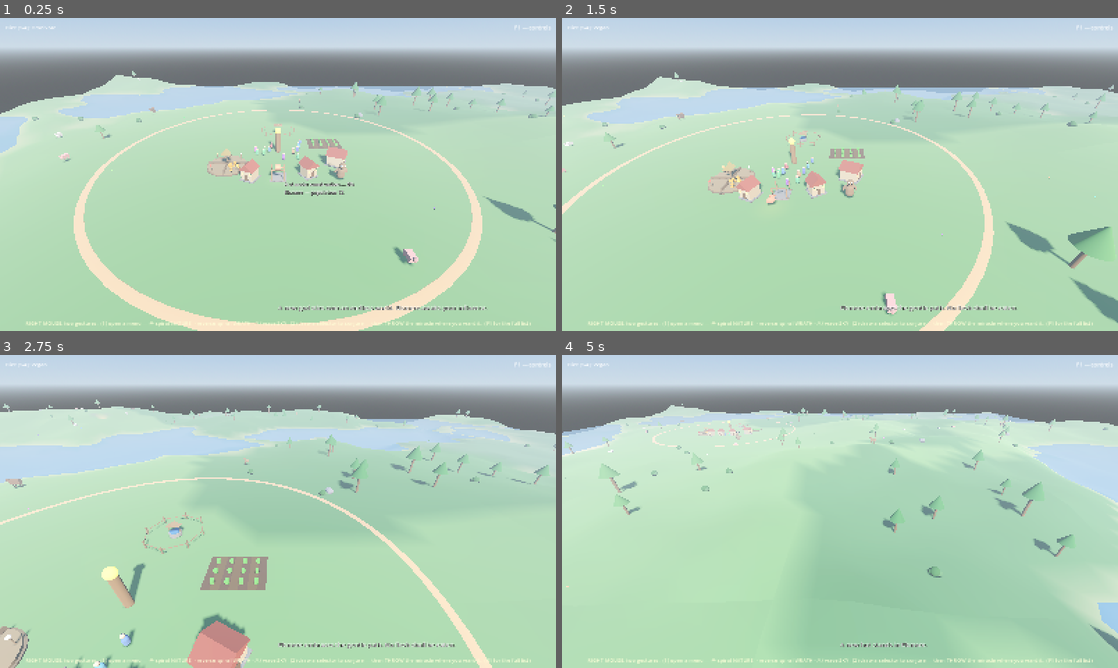
Above: before the commit, frames 1-4 (two rows, left to right).
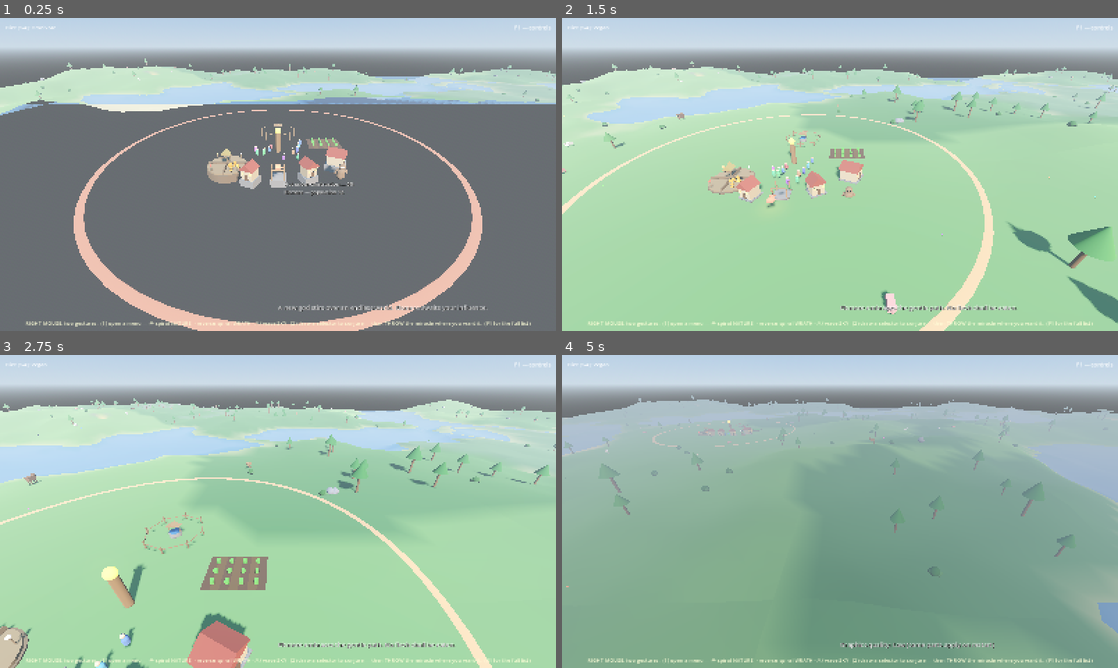
Above: after the commit, the same moments.

Repository: tjloman/tjloman
Game: Godot game, scene res://scenes/main.tscn
The game is run twice, just before and just after one commit, with the same random seed, the same clock (stepped at 60 frames per second) and the same inputs.
Inputs (mouse positions are in pixels of both pictures, inside the frame that each line leads up to):
- Up to frame 1 (0.25 s): no input
- Up to frame 2 (1.5 s): move the mouse to (962, 158) at 0.52 s; hold Right 0.53-1.25 s; hold 1 (diet_vegan) 0.53-1.25 s; click (962, 158) at 0.67 s; drag from (728, 190) to (812, 237) at 1.27 s
- Up to frame 3 (2.75 s): move the mouse to (333, 442) at 2.02 s; hold Right from 2.03 s (still down); hold W (cam_forward) from 2.03 s (still down); tap 1 (diet_vegan) at 2.3 s
- Up to frame 4 (5 s): release Right at 2.75 s; release W (cam_forward) at 2.75 s; drag from (812, 574) to (673, 464) at 2.77 s; move the mouse to (1006, 558) at 3.52 s; hold Left 3.53-4.25 s; hold D (cam_right) 3.53-4.25 s; tap 1 (diet_vegan) at 3.8 s; tap F2 (cycle_quality, bound only after the commit) at 4.15 s; drag from (673, 464) to (756, 433) at 4.27 s

The runs differ from the first frame. In frame 1, 77% of the frame differs, in the area x 0-100%, y 12-100%; in frame 2, 6.1%; in frame 3, 3.6%; in frame 4, 82%.

Commit message:
Add per-device graphics quality tiers (Low/Medium/High)
Replace the blanket "strip everything on mobile" approach with an
auto-detecting quality ladder, the way shipping mobile titles scale:
a flagship gets shadows, glow, and reflective water; a budget Adreno
gets a plain-but-stable look that actually runs.

- scripts/quality.gd: new Quality autoload. Detects a tier from the GPU
  name at boot (Adreno/Mali/Immortalis/Apple heuristics; desktop = High),
  with a persisted manual override cycled by F2. Exposes glow/shadows/
  shadow_distance/water_alpha/load_radius/unload_radius/camera_far/
  fog_density knobs so every renderer consumer reads from one place.
- main.gd: environment (shadows, glow, fog, shadow distance) and camera
  far now come from Quality; F2 cycles the tier and re-applies the cheap
  knobs live (radius/water wait for reload).
- chunk.gd: water uses Quality.water_alpha() instead of a hard mobile
  check, so capable phones get transparent reflective water too.
- world_gen.gd: LOAD_RADIUS/UNLOAD_RADIUS are now tier-driven vars
  (tight 5x5 on budget devices, wider 7x7 on capable ones).
- hud.gd: help lists the F2 quality toggle.

Co-Authored-By: Claude Opus 4.8 <noreply@anthropic.com>
Claude-Session: https://claude.ai/code/session_01NqBKfyc5c6bViy6kUi2S7P

Diff:
--- a/project.godot
+++ b/project.godot
@@ -17,6 +17,7 @@
 GameState="*res://scripts/game_state.gd"
 SoundBank="*res://scripts/audio/sound_bank.gd"
 NavField="*res://scripts/nav_field.gd"
+Quality="*res://scripts/quality.gd"
 
 [display]
 
--- a/scripts/main.gd
+++ b/scripts/main.gd
@@ -63,10 +63,26 @@
 	touch.creature = creature
 	add_child(touch)
 
+	# F2 (or the settings cycle) re-tunes what can change live; the world's
+	# stream radius and water rebuild on the next reload.
+	Quality.quality_changed.connect(_on_quality_changed)
+
 	GameState.announce("A new god stirs over an endless world. Elsmere awaits your influence.")
 
 	if "--smoke-test" in OS.get_cmdline_user_args():
 		_run_smoke_test()
+
+
+## Re-apply the tier knobs that are cheap to flip mid-game (lights, glow,
+## fog, draw distance). Radius/water are baked into live chunks, so those
+## wait for a reload — the cycle() announcement says as much.
+func _on_quality_changed() -> void:
+	_sun.shadow_enabled = Quality.shadows()
+	_sun.directional_shadow_max_distance = Quality.shadow_distance()
+	_environment.glow_enabled = Quality.glow()
+	_environment.fog_density = Quality.fog_density()
+	if is_instance_valid(camera_rig) and camera_rig.camera != null:
+		camera_rig.camera.far = Quality.camera_far()
 
 
 func _process(_delta: float) -> void:
@@ -124,6 +140,7 @@
 		"cam_rotate_left": [KEY_Q],
 		"cam_rotate_right": [KEY_E],
 		"toggle_help": [KEY_F1],
+		"cycle_quality": [KEY_F2],
 		"diet_vegan": [KEY_1],
 		"diet_omnivore": [KEY_2],
 		"diet_carnivore": [KEY_3],
@@ -143,15 +160,12 @@
 
 
 func _build_environment() -> void:
-	# On phones (Adreno-class GPUs) real-time shadows and full-screen glow
-	# are the features that hang or OOM the mobile driver — and they're
-	# pure polish. Strip them there; desktop keeps the pretty pass.
-	var mobile := OS.has_feature("mobile")
-
+	# The graphics tier (auto-detected per GPU, overridable) decides which
+	# of the pretty-but-heavy features are on — a flagship gets them all, a
+	# budget Adreno gets a plain-but-stable look.
 	_sun = DirectionalLight3D.new()
-	_sun.shadow_enabled = not mobile
-	# Tighter shadow range = crisper shadows and cheaper on weak GPUs.
-	_sun.directional_shadow_max_distance = 70.0
+	_sun.shadow_enabled = Quality.shadows()
+	_sun.directional_shadow_max_distance = Quality.shadow_distance()
 	_sun.light_specular = 0.25  # matte, plain — no plastic glints
 	add_child(_sun)
 
@@ -171,11 +185,11 @@
 	_environment.ambient_light_source = Environment.AMBIENT_SOURCE_SKY
 	_environment.ambient_light_sky_contribution = 0.7
 	_environment.tonemap_mode = Environment.TONE_MAPPER_FILMIC
-	# Distance fog is cheap and stays on everywhere; glow is desktop-only.
+	# Distance fog is cheap and stays on everywhere; glow scales with tier.
 	_environment.fog_enabled = true
-	_environment.fog_density = 0.008   # hides the nearer horizon of a lean world
+	_environment.fog_density = Quality.fog_density()
 	_environment.fog_sky_affect = 0.2
-	_environment.glow_enabled = not mobile
+	_environment.glow_enabled = Quality.glow()
 	_environment.glow_intensity = 0.5
 	_environment.glow_bloom = 0.1
 
@@ -187,7 +201,9 @@
 ## Diet policy hotkeys (1-4) apply to the player's home village.
 ## P/L pet or scold the creature (the hand must be near it); C finds it.
 func _unhandled_input(event: InputEvent) -> void:
-	if event.is_action_pressed("diet_vegan"):
+	if event.is_action_pressed("cycle_quality"):
+		Quality.cycle()
+	elif event.is_action_pressed("diet_vegan"):
 		village.set_diet(Village.Diet.VEGAN)
 	elif event.is_action_pressed("diet_omnivore"):
 		village.set_diet(Village.Diet.OMNIVORE)
--- a/scripts/player/camera_rig.gd
+++ b/scripts/player/camera_rig.gd
@@ -34,9 +34,9 @@
 
 	camera = Camera3D.new()
 	camera.position = Vector3(0, 0, zoom_distance)
-	# Draw distance matched to the loaded area — no point rendering toward
-	# a horizon of unloaded void, and less overdraw is kinder to the phone.
-	camera.far = 260.0
+	# Draw distance scales with the graphics tier (and the loaded area) —
+	# no point rendering toward a horizon of unloaded void.
+	camera.far = Quality.camera_far()
 	pitch_node.add_child(camera)
 
 	position = Vector3(0, 0, 8)
--- /dev/null
+++ b/scripts/quality.gd
@@ -0,0 +1,132 @@
+extends Node
+## Autoload `Quality`: a per-device graphics tier, the way every shipping
+## mobile title scales — a flagship gets shadows, glow, and reflective
+## water; a budget Adreno gets a plain-but-solid look that actually runs.
+## Auto-detected from the GPU at boot, with a persisted manual override
+## (cycle with F2) so it can be forced for testing or preference.
+##
+## Every renderer consumer (main's environment, the camera, the chunk
+## water) reads its knobs from here — one place to tune the whole ladder.
+
+signal quality_changed
+
+enum Tier { LOW, MEDIUM, HIGH }
+
+const SAVE_PATH := "user://quality.cfg"
+
+var tier := Tier.MEDIUM
+
+
+func _ready() -> void:
+	var saved := _load_override()
+	if saved >= 0:
+		tier = saved as Tier
+	else:
+		tier = _detect_tier()
+	print("Quality: %s (GPU: %s)" % [Tier.keys()[tier], _adapter_name()])
+
+
+func _adapter_name() -> String:
+	return RenderingServer.get_video_adapter_name()
+
+
+## A rough capability guess from the GPU name. Not exact — no API gives a
+## real perf score — but enough to seat a device in the right tier, and
+## the manual override is the safety valve.
+func _detect_tier() -> Tier:
+	if not OS.has_feature("mobile"):
+		return Tier.HIGH   # desktop/laptop GPUs: full quality
+	var gpu := _adapter_name().to_lower()
+	var num := _first_number(gpu)
+	if "adreno" in gpu:
+		if num >= 700:
+			return Tier.HIGH        # 7xx flagships
+		if num >= 640:
+			return Tier.MEDIUM      # upper 6xx
+		return Tier.LOW             # 610/619/6xx budget
+	if "immortalis" in gpu:
+		return Tier.HIGH
+	if "mali" in gpu:
+		if num >= 710:
+			return Tier.HIGH
+		if num >= 610:
+			return Tier.MEDIUM
+		return Tier.LOW
+	if "apple" in gpu or "powervr" in gpu:
+		return Tier.HIGH            # iOS GPUs punch above their weight
+	return Tier.LOW                 # unknown mobile part: play it safe
+
+
+func _first_number(s: String) -> int:
+	var digits := ""
+	for c: String in s:
+		if c >= "0" and c <= "9":
+			digits += c
+		elif digits != "":
+			break
+	return int(digits) if digits != "" else 0
+
+
+## Feature knobs by tier -------------------------------------------------------
+
+func glow() -> bool:
+	return tier >= Tier.MEDIUM
+
+
+func shadows() -> bool:
+	return tier >= Tier.MEDIUM
+
+
+func shadow_distance() -> float:
+	return 120.0 if tier == Tier.HIGH else 70.0
+
+
+func water_alpha() -> bool:
+	return tier >= Tier.MEDIUM
+
+
+func load_radius() -> int:
+	return [2, 3, 3][tier]
+
+
+func unload_radius() -> int:
+	return [3, 4, 4][tier]
+
+
+func camera_far() -> float:
+	return [220.0, 300.0, 380.0][tier]
+
+
+func fog_density() -> float:
+	# A leaner world (LOW) needs thicker fog to hide the near horizon.
+	return [0.008, 0.006, 0.004][tier]
+
+
+## Manual override -------------------------------------------------------------
+
+## Cycle LOW -> MEDIUM -> HIGH, persist it, and re-apply what can change
+## live. Radius and water rebuild on the next world reload.
+func cycle() -> void:
+	tier = ((tier + 1) % 3) as Tier
+	_save_override(tier)
+	GameState.announce("Graphics quality: %s (some parts apply on restart)"
+		% Tier.keys()[tier].capitalize())
+	quality_changed.emit()
+
+
+func _save_override(t: Tier) -> void:
+	var f := FileAccess.open(SAVE_PATH, FileAccess.WRITE)
+	if f != null:
+		f.store_32(t)
+		f.close()
+
+
+func _load_override() -> int:
+	if not FileAccess.file_exists(SAVE_PATH):
+		return -1
+	var f := FileAccess.open(SAVE_PATH, FileAccess.READ)
+	if f == null:
+		return -1
+	var t := f.get_32()
+	f.close()
+	return t if t >= 0 and t <= 2 else -1
--- a/scripts/ui/hud.gd
+++ b/scripts/ui/hud.gd
@@ -115,6 +115,7 @@
 P / L (hand near creature) . PET (reward) / SCOLD (discourage) its last deed
 C .......................... LOCK the camera onto your creature (again to release)
 F1 ......................... toggle this help
+F2 ......................... cycle graphics quality: Low / Medium / High
 
 ON TOUCHSCREENS
 One finger ................. everything the left mouse does (per the Mode button)
--- a/scripts/world/chunk.gd
+++ b/scripts/world/chunk.gd
@@ -86,16 +86,17 @@
 	var water := MeshInstance3D.new()
 	water.mesh = plane
 	var mat := StandardMaterial3D.new()
-	# On phones, opaque matte water — transparent + reflective planes are
-	# heavy overdraw on tiled mobile GPUs. Desktop gets the pretty version.
-	if OS.has_feature("mobile"):
-		mat.albedo_color = Color(0.22, 0.44, 0.62)
-		mat.roughness = 0.6
-	else:
+	# Transparent + reflective water is heavy overdraw on tiled mobile GPUs,
+	# so only the Medium/High tiers get the pretty version; Low tiers (budget
+	# phones) get opaque matte water that reads fine and actually runs.
+	if Quality.water_alpha():
 		mat.albedo_color = Color(0.2, 0.42, 0.65, 0.75)
 		mat.transparency = BaseMaterial3D.TRANSPARENCY_ALPHA
 		mat.roughness = 0.1
 		mat.metallic = 0.3
+	else:
+		mat.albedo_color = Color(0.22, 0.44, 0.62)
+		mat.roughness = 0.6
 	water.material_override = mat
 	water.position = Vector3(WorldGen.CHUNK_SIZE / 2.0, WorldGen.WATER_LEVEL, WorldGen.CHUNK_SIZE / 2.0)
 	add_child(water)
--- a/scripts/world/world_gen.gd
+++ b/scripts/world/world_gen.gd
@@ -16,15 +16,17 @@
 
 const CHUNK_SIZE := 48.0
 const CHUNK_CELLS := 12          # 12x12 quads, 13x13 height samples
-## Kept deliberately modest so a phone doesn't drown in nodes/memory the
-## instant the world boots — the old 7x7 burst of terrain+collision+trees
-## backgrounded the app on mobile. Distance fog hides the shorter horizon.
-const LOAD_RADIUS := 2           # chunks kept live around the focus (5x5)
-const UNLOAD_RADIUS := 3
 const WATER_LEVEL := 0.0
 const CHUNKS_PER_FRAME := 1      # one chunk a frame: gentle, no startup stall
 const VILLAGE_CELL_CHANCE := 0.05
 const VILLAGE_MIN_CELL_DIST := 3  # chunks from origin before rivals appear
+
+## How much world stays live around the focus. Set from the graphics tier
+## at boot: a budget phone keeps a tight 5x5 so it doesn't drown in
+## nodes/memory the instant the world loads (distance fog hides the short
+## horizon); a capable device streams a wider 7x7. Rebuilds on world reload.
+var load_radius := 2
+var unload_radius := 3
 
 var world_seed := 20260714
 
@@ -42,6 +44,8 @@
 
 func _ready() -> void:
 	add_to_group("world_gen")
+	load_radius = Quality.load_radius()
+	unload_radius = Quality.unload_radius()
 	_height_noise.seed = world_seed
 	_height_noise.fractal_octaves = 4
 	_height_noise.frequency = 0.007
@@ -158,8 +162,8 @@
 	var center := Vector2i(floori(focus.x / CHUNK_SIZE), floori(focus.z / CHUNK_SIZE))
 
 	var made := 0
-	for dz in range(-LOAD_RADIUS, LOAD_RADIUS + 1):
-		for dx in range(-LOAD_RADIUS, LOAD_RADIUS + 1):
+	for dz in range(-load_radius, load_radius + 1):
+		for dx in range(-load_radius, load_radius + 1):
 			var cell := center + Vector2i(dx, dz)
 			if _chunks.has(cell):
 				continue
@@ -170,7 +174,7 @@
 
 	for cell: Vector2i in _chunks.keys():
 		var away := (cell - center).abs()
-		if maxi(away.x, away.y) > UNLOAD_RADIUS:
+		if maxi(away.x, away.y) > unload_radius:
 			_chunks[cell].queue_free()
 			_chunks.erase(cell)
 
